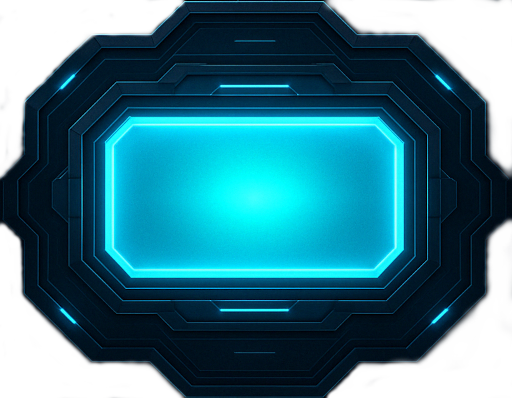
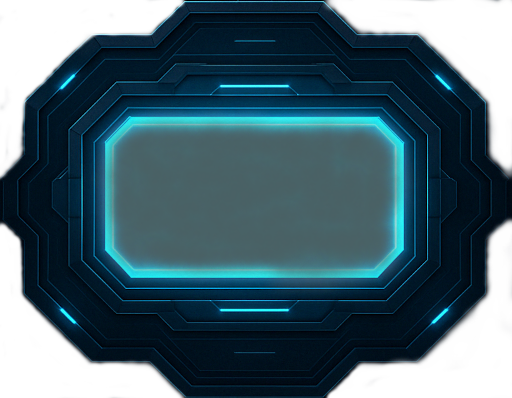
Layered file, before and after one edit (512x398). Changes by layer:
painted on "ChatGPT Image Apr 18, 2025, 09_54_41 PM.png" over [90, 105, 419, 297]
